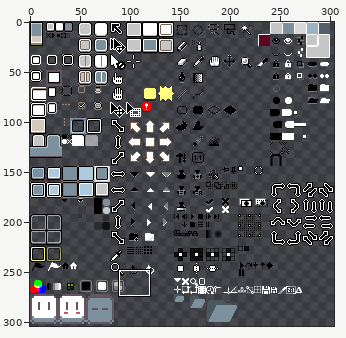
One commit to this sprite sheet: data/extensions/aseprite-theme/sheet.png. Above: a wide view before the commit, with the close-up outlined.
Close-up. Before the commit:
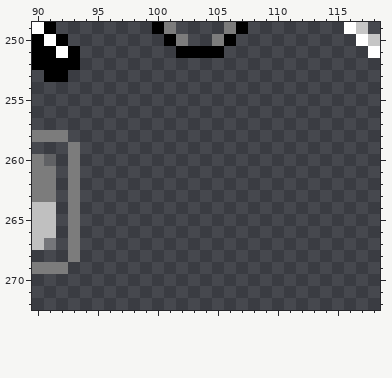
The file is 304x304 pixels. Pixels under 10% opacity are left out. Colours within 5 levels of each other are drawn and written as one. Shown: x 90..118, y 249..272.
Once edited:
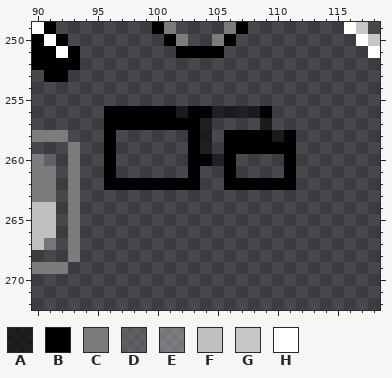
Palette (. is transparent): A #0000008c  B #000000  C #7c7c7c  D #80808071  E #c0c0c071  F #c0c0c0  G #c6c6c6  H #ffffff
Edits made:
y 256: x 96..109 .............. -> BBBBBBABBAAAAB
y 257: x 96..104 ......... -> BBBBBBBBA; x 109 . -> A
y 258: x 96 . -> B; x 103..104 .. -> BA; x 106..111 ...... -> BBBBAB
y 259: x 96 . -> B; x 103..104 .. -> BA; x 106..111 ...... -> BBBBBB
y 260: x 96 . -> B; x 103..106 .... -> BBAB; x 111 . -> B
y 261: x 96 . -> B; x 103 . -> B; x 106 . -> B; x 111 . -> B
y 262: x 96..103 ........ -> BBBBBBBB; x 106..111 ...... -> BBBBBB
Changed places in both close-ups, as pixel boxes (x1, y1, x2, y2):
added: (104, 106, 296, 190)
